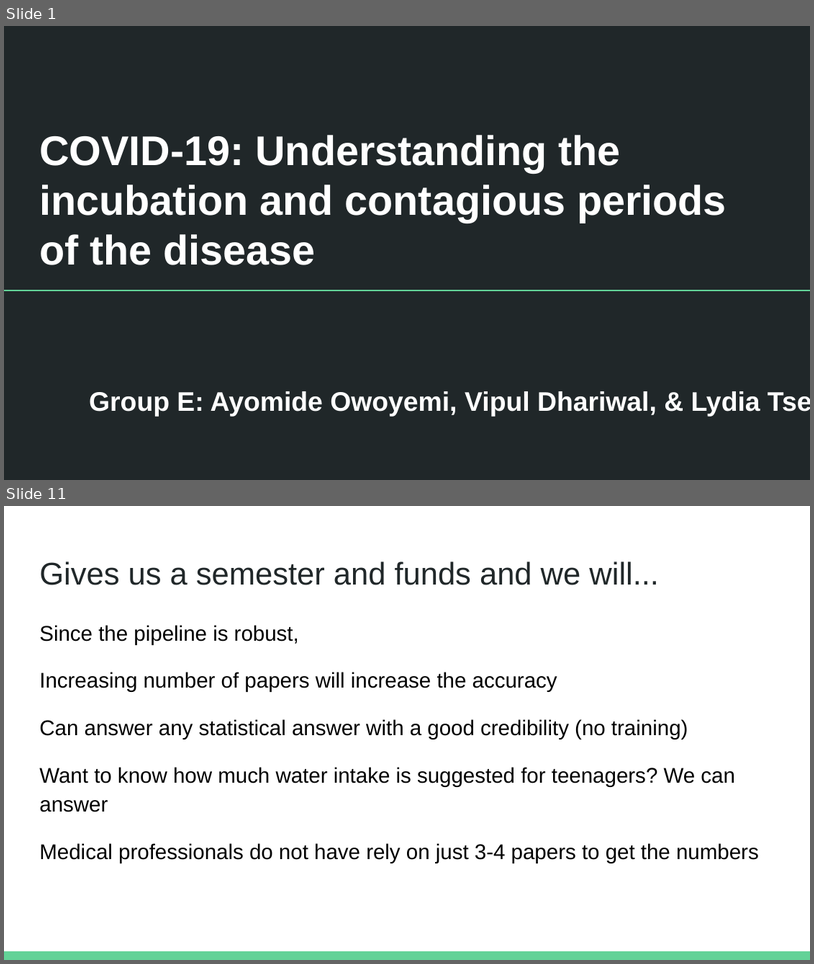
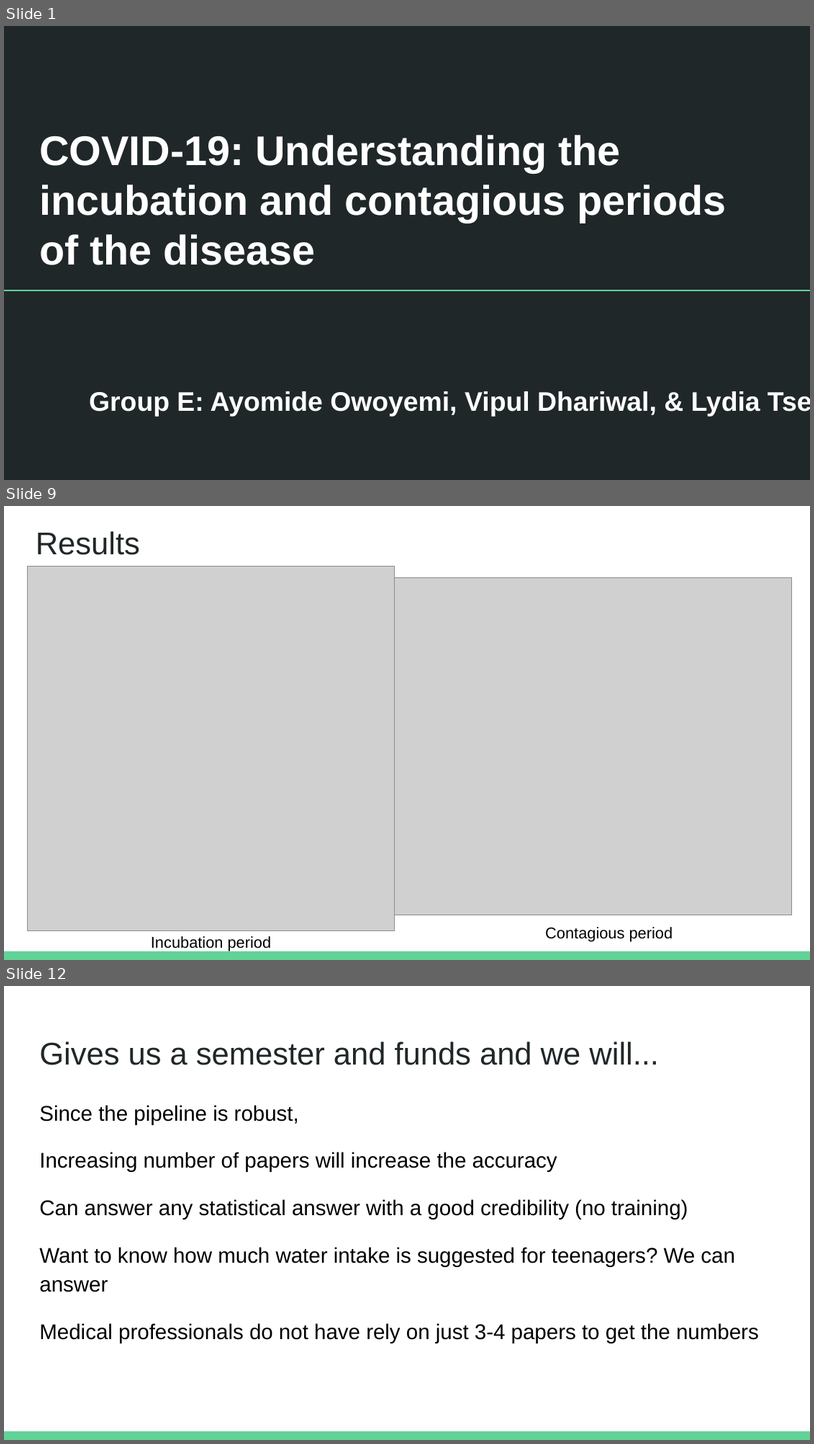
Before and after one commit to lydiatse/cs586, a slide deck: presentation/final_presentation.pptx. Shown one above the other, each under a label of ours: slides 1 and 11 before the commit, slides 1, 9 and 12 after it; the slides between them are not shown. The pictures are 814x964 and 814x1444 pixels, drawn with LibreOffice and Linux fonts; fonts in the diff are those of the drawing; grey boxes stand for pictures. Boxes give left, top, right and bottom in pixels: in the first picture for what was removed or moved away, otherwise in the second. Text is boxed around its words. In the diff, an @@ line names an element or a change of style, - is before the commit and + after.

```diff
--- a/presentation/final_presentation.pptx
+++ b/presentation/final_presentation.pptx
@@ slide 9 added at (4, 506, 810, 960), background #FFFFFF; not listed: 1 template element that a slide beside it also shows @@
@@ title added at (36, 531, 140, 555), 28 pt, text #202729 @@
+Results
@@ picture added at (27, 566, 394, 930) @@
@@ picture added at (395, 578, 792, 915) @@
@@ text added at (151, 936, 272, 951), 14 pt, text #000000 @@
+Incubation period
@@ text added at (545, 926, 674, 942), 14 pt, text #000000 @@
+Contagious period
@@ what was slide 11 is now slide 12 @@
```
Also in this commit, not shown: 13 slides changed, 1 other file.
